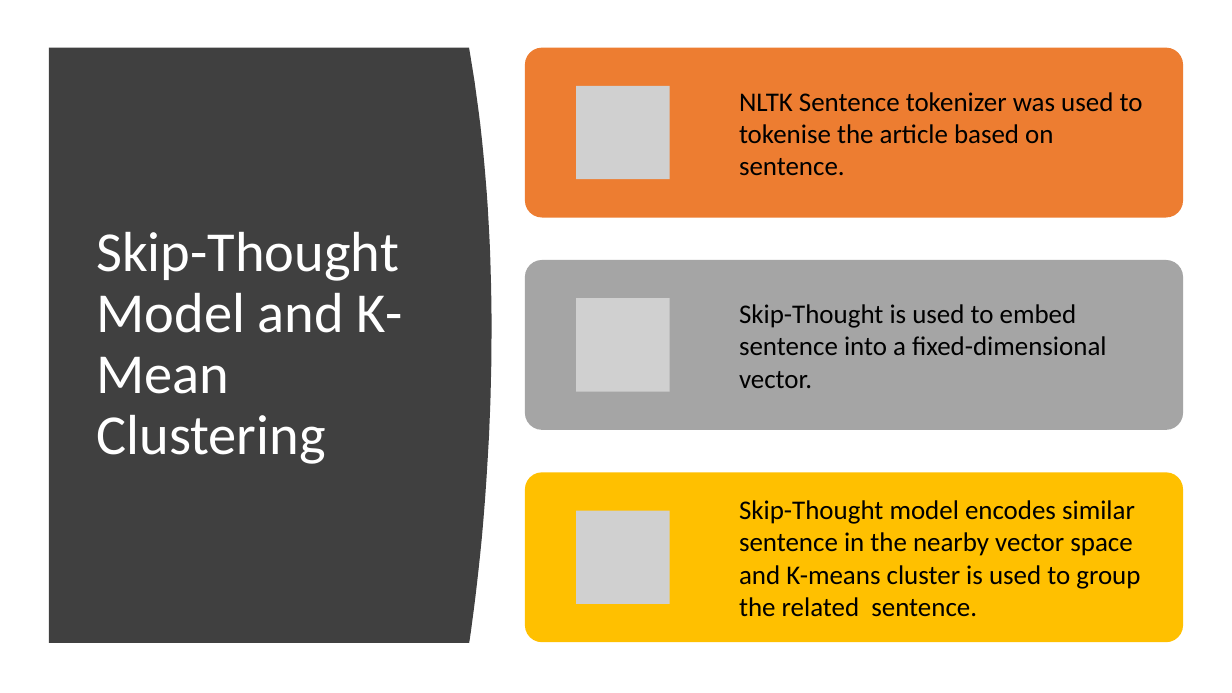
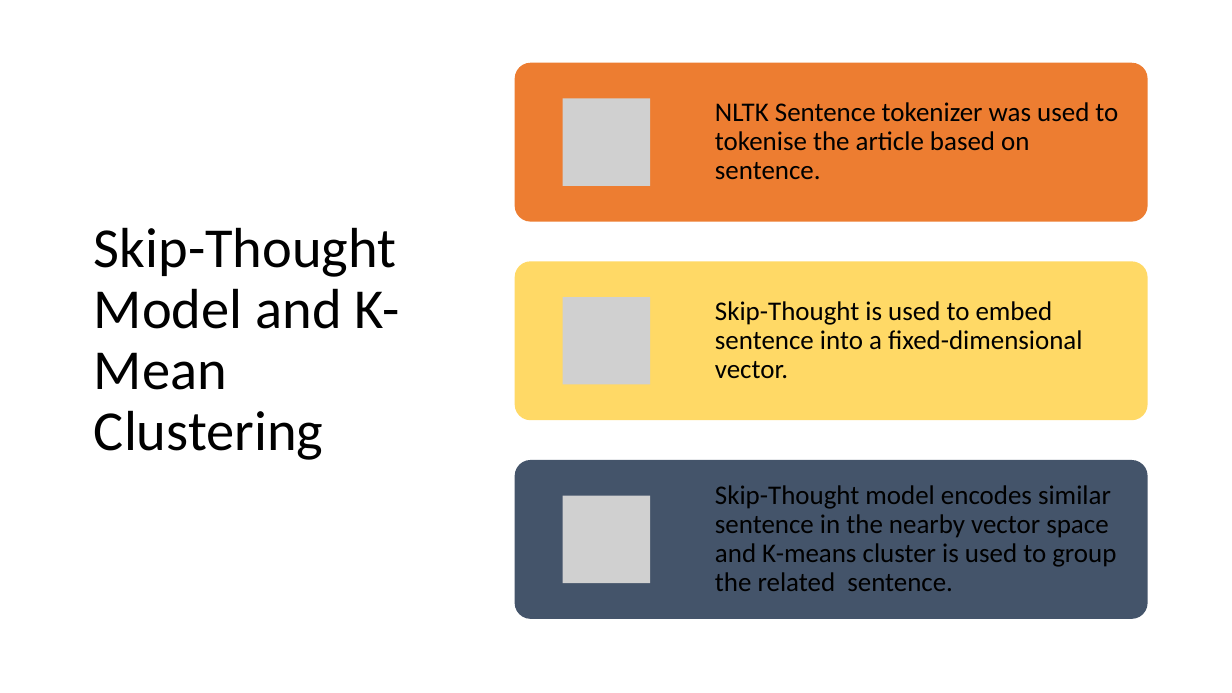
Before and after one commit to karthikktamilmani/Text_Summarization, a slide deck: slide 7 of presentation/p_09.pptx. Drawn at 1232x693 pixels with LibreOffice and Linux fonts; fonts in the diff are those of the drawing; grey boxes stand for pictures. Boxes give left, top, right and bottom in pixels: in the first picture for what was removed or moved away, otherwise in the second. Text is boxed around its words. In the diff, an @@ line names an element or a change of style, - is before the commit and + after.

```diff
--- a/presentation/p_09.pptx
+++ b/presentation/p_09.pptx
@@ freeform shape removed at box(49, 48, 492, 643) @@
@@ title "Skip-Thought Model and K-Mean Clustering" at box(94, 227, 400, 460): text colour #FFFFFF to #000000 @@
@@ rounded rectangle: place and size @@
-rounded rectangle at box(525, 48, 1183, 218)
+rounded rectangle at box(515, 63, 1148, 222)
@@ text "NLTK Sentence tokenizer was used ...": place and size @@
-text "NLTK Sentence tokenizer was used ..." at box(739, 92, 1143, 176)
+text "NLTK Sentence tokenizer was used ..." at box(715, 102, 1118, 180)
@@ picture: place and size @@
-picture at box(577, 86, 670, 179)
+picture at box(563, 99, 651, 187)
@@ rounded rectangle: place and size @@
-rounded rectangle at box(525, 260, 1183, 430)
+rounded rectangle at box(515, 262, 1148, 421)
@@ rounded rectangle at box(515, 262, 1148, 421): fill #A5A5A5 to #FFD966 @@
@@ text "Skip-Thought is used to embed ...": place and size @@
-text "Skip-Thought is used to embed ..." at box(739, 304, 1107, 388)
+text "Skip-Thought is used to embed ..." at box(715, 301, 1083, 379)
@@ picture: place and size @@
-picture at box(577, 299, 670, 392)
+picture at box(563, 298, 651, 385)
@@ rounded rectangle: place and size @@
-rounded rectangle at box(525, 472, 1183, 642)
+rounded rectangle at box(515, 460, 1148, 619)
@@ rounded rectangle at box(515, 460, 1148, 619): fill #FFC000 to #44546A @@
@@ line spacing 1 to 0.9 in 3 elements at box(715, 301, 1083, 379), box(715, 102, 1118, 180), box(715, 485, 1116, 591) @@
@@ text "Skip-Thought model encodes similar sentence ...": place and size @@
-text "Skip-Thought model encodes similar sentence ..." at box(739, 500, 1140, 617)
+text "Skip-Thought model encodes similar sentence ..." at box(715, 485, 1116, 591)
@@ picture added at box(563, 496, 651, 584) @@
@@ picture removed at box(577, 511, 670, 604) @@
```
Also in this commit, not shown: 6 other slides changed, 3 slides added, 2 slides removed.
